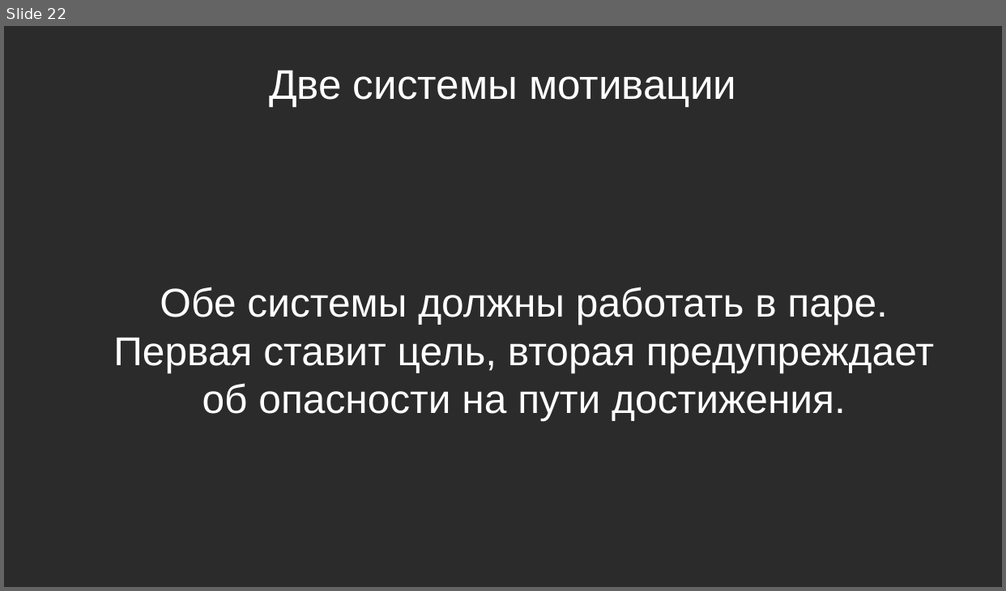
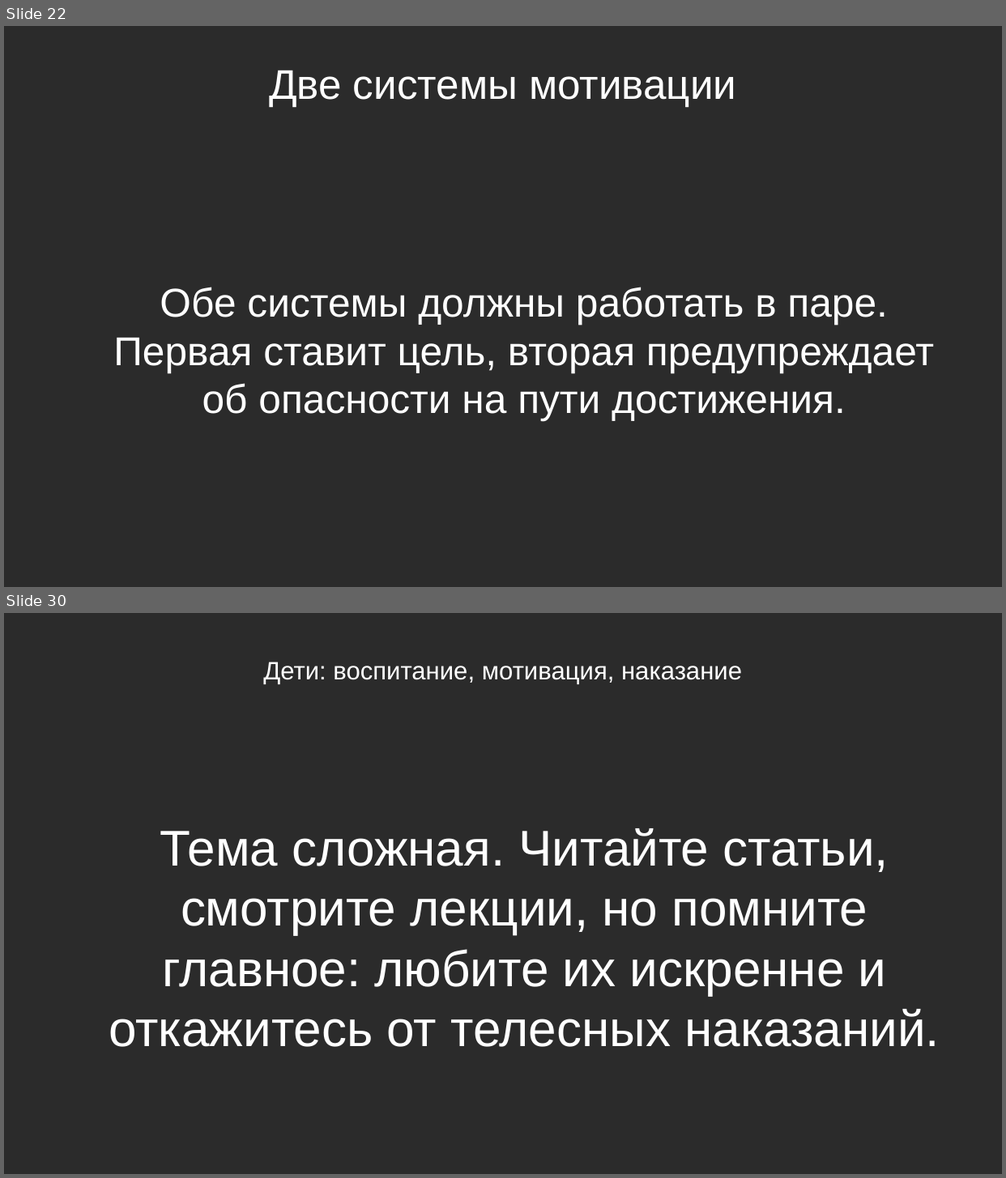
Before and after one commit to Chularev/articles, a slide deck: Psychology/Гомеостаз и мотивация (практика).odp. Shown one above the other, each under a label of ours: slide 22 before the commit, slides 22 and 30 after it; the slides between them are not shown. The pictures are 1006x591 and 1006x1178 pixels, drawn with LibreOffice and Linux fonts; fonts in the diff are those of the drawing; background and template pictures are left out; a plain dark background stands for a picture behind light text. Boxes give left, top, right and bottom in pixels: in the first picture for what was removed or moved away, otherwise in the second. Text is boxed around its words. In the diff, an @@ line names an element or a change of style, - is before the commit and + after.

```diff
--- a/Psychology/Гомеостаз и мотивация (практика).odp
+++ b/Psychology/Гомеостаз и мотивация (практика).odp
@@ slide 30 added at (x1=4, y1=613, x2=1002, y2=1174), background picture (left out) @@
@@ title added at (x1=263, y1=662, x2=742, y2=684), 20 pt, text #FFFFFF @@
+Дети: воспитание, мотивация, наказание
@@ text added at (x1=108, y1=828, x2=940, y2=1047), 40 pt, text #FFFFFF @@
+Тема сложная. Читайте статьи, смотрите лекции, но помните главное: любите их искренне и откажитесь от телесных наказаний.
```
Also in this commit, not shown: 4 slides changed, 13 other slides added, 1 slide removed.
